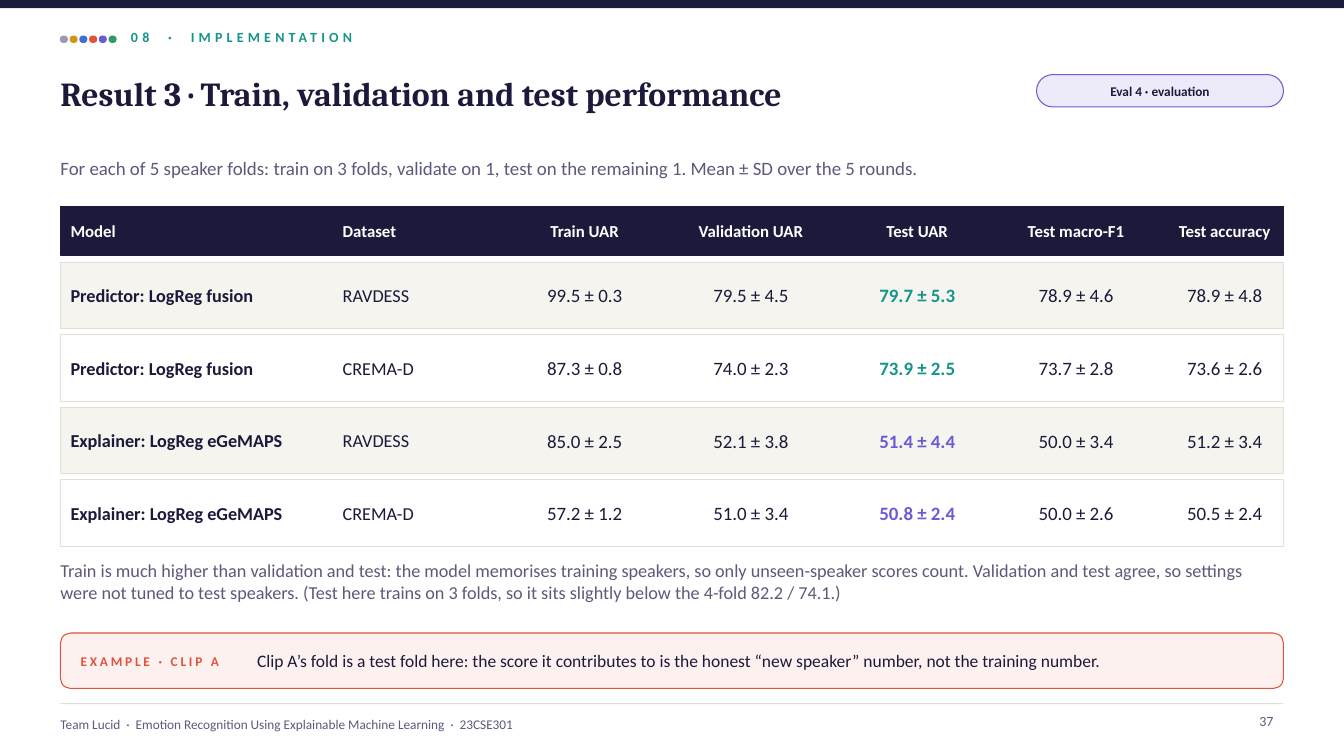
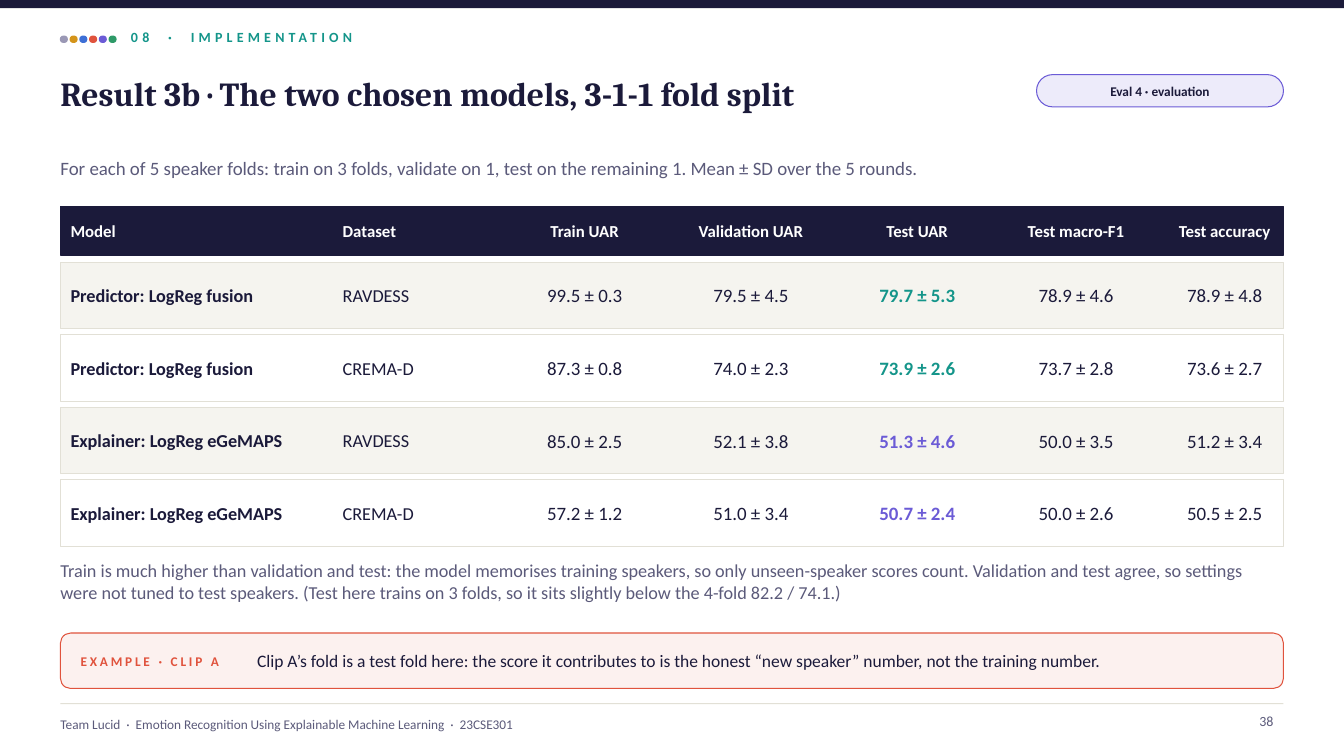
Before and after one commit to shreyashsp25/lucid-speech-emotion-xai, a slide deck: slide 38 of report/Lucid_Final_Review.pptx (slide 37 before the commit). Drawn at 1344x756 pixels with LibreOffice and Linux fonts; fonts in the diff are those of the drawing. Boxes give left, top, right and bottom in pixels: in the first picture for what was removed or moved away, otherwise in the second. Text is boxed around its words. In the diff, an @@ line names an element or a change of style, - is before the commit and + after.

```diff
--- a/report/Lucid_Final_Review.pptx
+++ b/report/Lucid_Final_Review.pptx
@@ title at (x1=60, y1=82, x2=794, y2=113): text changed @@
-Result 3 · Train, validation and test performance
+Result 3b · The two chosen models, 3-1-1 fold split
@@ text at (x1=879, y1=362, x2=955, y2=375): text changed @@
-73.9 ± 2.5
+73.9 ± 2.6
@@ text at (x1=1187, y1=362, x2=1262, y2=375): text changed @@
-73.6 ± 2.6
+73.6 ± 2.7
@@ text at (x1=879, y1=435, x2=955, y2=448): text changed @@
-51.4 ± 4.4
+51.3 ± 4.6
@@ text at (x1=1039, y1=435, x2=1114, y2=448): text changed @@
-50.0 ± 3.4
+50.0 ± 3.5
@@ text at (x1=879, y1=507, x2=955, y2=520): text changed @@
-50.8 ± 2.4
+50.7 ± 2.4
@@ text at (x1=1187, y1=507, x2=1262, y2=520): text changed @@
-50.5 ± 2.4
+50.5 ± 2.5
@@ page number at (x1=1259, y1=716, x2=1273, y2=726): text changed @@
-37
+38
```
Also in this commit, not shown: 6 other slides changed, 1 slide added, 35 other files.
